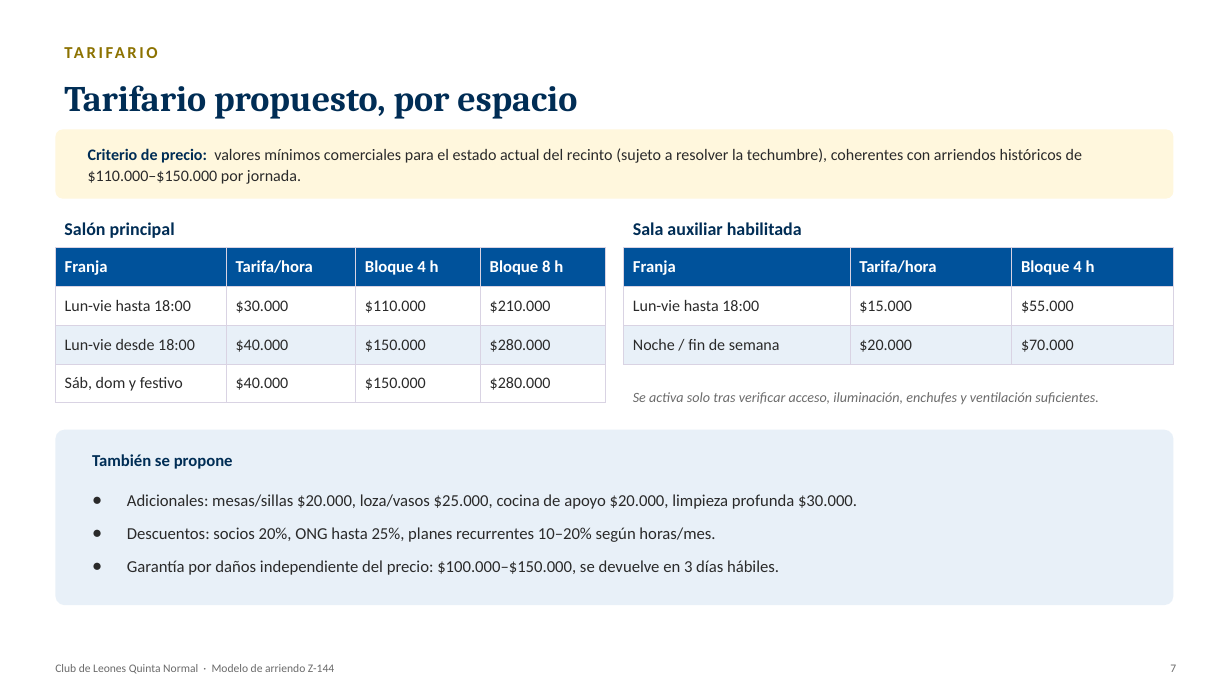
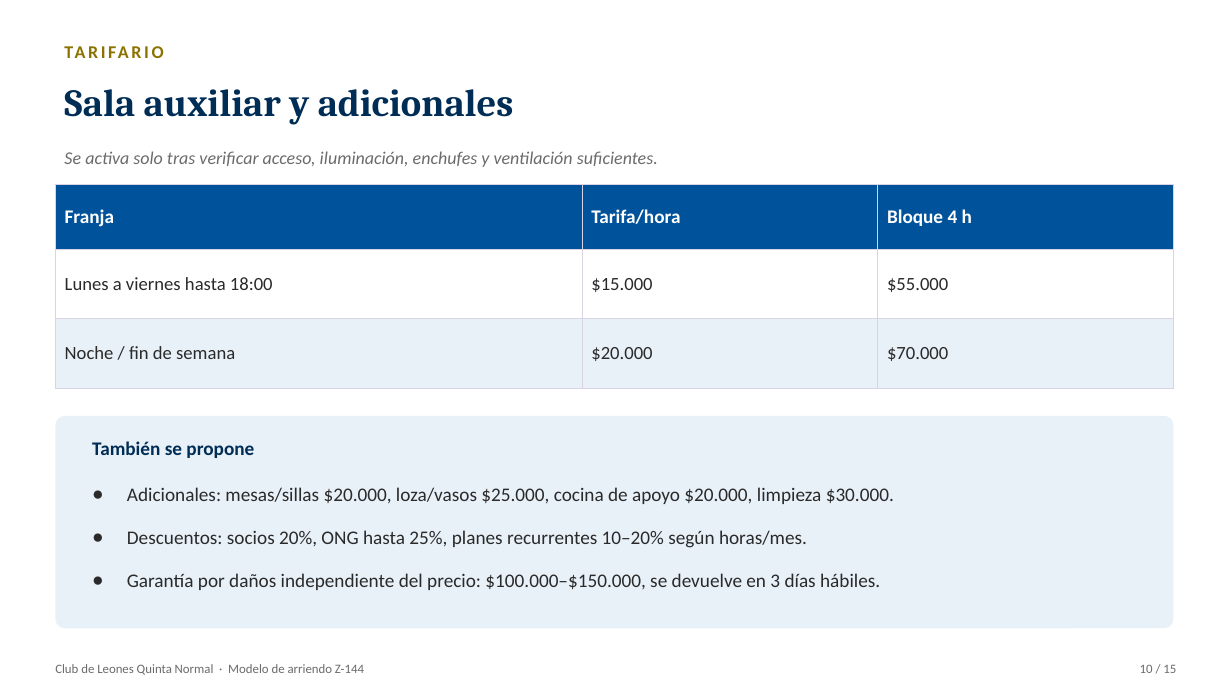
Before and after one commit to wbarrientosd-svg/claude, a slide deck: slide 10 of informes/Presentacion_Modelo_Arriendo_Club_Leones_Z144.pptx (slide 7 before the commit). Drawn at 1232x693 pixels with LibreOffice and Linux fonts; fonts in the diff are those of the drawing. Boxes give left, top, right and bottom in pixels: in the first picture for what was removed or moved away, otherwise in the second. Text is boxed around its words. In the diff, an @@ line names an element or a change of style, - is before the commit and + after.

```diff
--- a/informes/Presentacion_Modelo_Arriendo_Club_Leones_Z144.pptx
+++ b/informes/Presentacion_Modelo_Arriendo_Club_Leones_Z144.pptx
@@ text "TARIFARIO" at box(55, 37, 1072, 67): size 13 to 14 pt @@
@@ text removed at box(64, 85, 577, 119) @@
-Tarifario propuesto, por espacio
@@ text added at box(64, 89, 514, 125), 30 pt, text #002D55, bold @@
+Sala auxiliar y adicionales
@@ text "Se activa solo tras verificar ...": place and size @@
-text "Se activa solo tras verificar ..." at box(633, 392, 1099, 404)
+text "Se activa solo tras verificar ..." at box(64, 151, 658, 167)
@@ text "Se activa solo tras verificar ..." at box(64, 151, 658, 167): size 11 to 14 pt @@
@@ rounded rectangle removed at box(55, 129, 1174, 199) @@
@@ text removed at box(88, 148, 1082, 184) @@
-Criterio de precio: valores mínimos comerciales para el estado actual del recinto (sujeto a resolver la techumbre), coherentes con arriendos históricos de $110.000–$150.000 por jornada.
@@ table at box(55, 185, 1174, 365) @@
-row 2, column 1: Lun-vie hasta 18:00
+row 2, column 1: Lunes a viernes hasta 18:00
@@ size 13 to 15 pt in "Franja", "Tarifa/hora", "Bloque 4 h" @@
@@ size 12.5 to 14.5 pt in "$15.000", "$55.000", "Noche / fin de semana", "$20.000" and 1 more places @@
@@ table: place and size @@
-table at box(624, 248, 1174, 356)
+table at box(55, 185, 1174, 365)
@@ text removed at box(64, 222, 175, 238) @@
-Salón principal
@@ text removed at box(633, 222, 802, 235) @@
-Sala auxiliar habilitada
@@ table removed at box(55, 248, 605, 395), 4 rows, 4 columns @@
-Franja | Tarifa/hora | Bloque 4 h | Bloque 8 h
-Lun-vie hasta 18:00 | $30.000 | $110.000 | $210.000
-Lun-vie desde 18:00 | $40.000 | $150.000 | $280.000
-Sáb, dom y festivo | $40.000 | $150.000 | $280.000
@@ rounded rectangle: place and size @@
-rounded rectangle at box(55, 430, 1174, 605)
+rounded rectangle at box(55, 416, 1174, 628)
@@ rounded rectangle at box(55, 416, 1174, 628): proportions changed @@
@@ text "También se propone": place and size @@
-text "También se propone" at box(92, 454, 233, 469)
+text "También se propone" at box(92, 441, 254, 458)
@@ text "También se propone" at box(92, 441, 254, 458): size 13 to 15 pt @@
@@ text "Adicionales: mesas/sillas $20.000, loza/vasos $25.000, ...": place and size @@
-text "Adicionales: mesas/sillas $20.000, loza/vasos $25.000, ..." at box(127, 494, 857, 575)
+text "Adicionales: mesas/sillas $20.000, loza/vasos $25.000, ..." at box(127, 487, 894, 590)
@@ text at box(127, 487, 894, 504): text changed; size 13 to 15 pt @@
-● Adicionales: mesas/sillas $20.000, loza/vasos $25.000, cocina de apoyo $20.000, limpieza profunda $30.000.
+● Adicionales: mesas/sillas $20.000, loza/vasos $25.000, cocina de apoyo $20.000, limpieza $30.000.
@@ text at box(127, 530, 880, 590): size 13 to 15 pt in "Descuentos: socios 20%, ONG hasta 25%, planes ...", "Garantía por daños independiente del precio: $100.000–$150.0 ..."; line spacing 1.25 to 1.3; more space between paragraphs @@
@@ text "Club de Leones Quinta Normal ..." at box(55, 664, 364, 675): size 9 to 10 pt @@
@@ text added at box(1140, 665, 1176, 673), 10 pt, text #6B6B6B @@
+10 / 15
@@ text removed at box(1170, 664, 1176, 672) @@
-7
```
Also in this commit, not shown: 10 other slides changed, 4 slides added, 1 other file.
